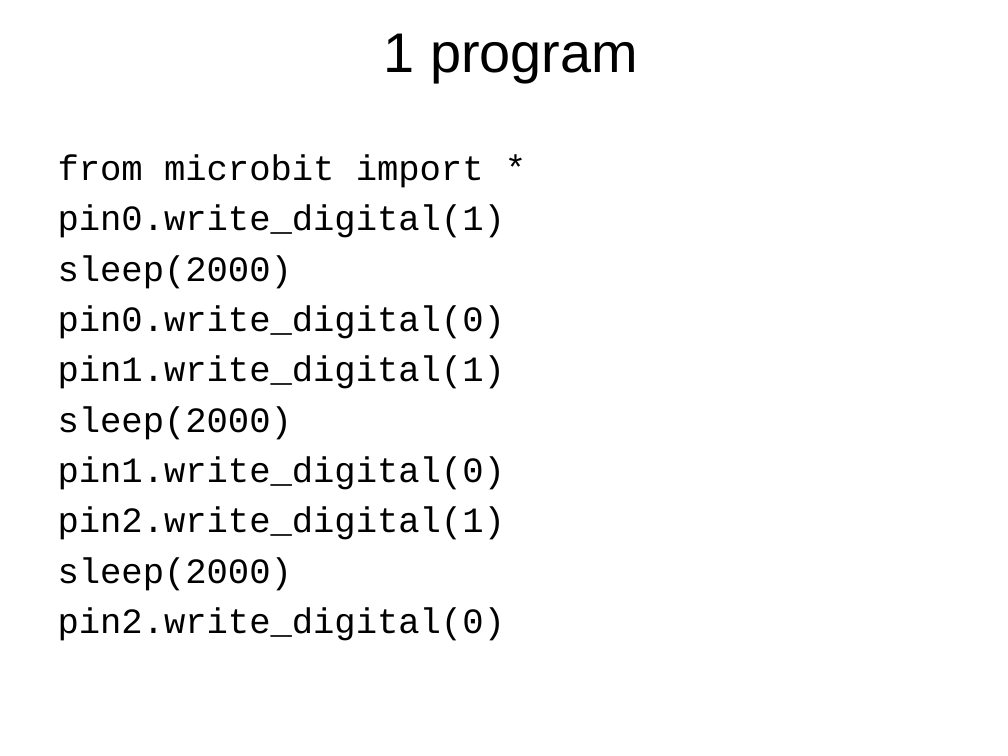
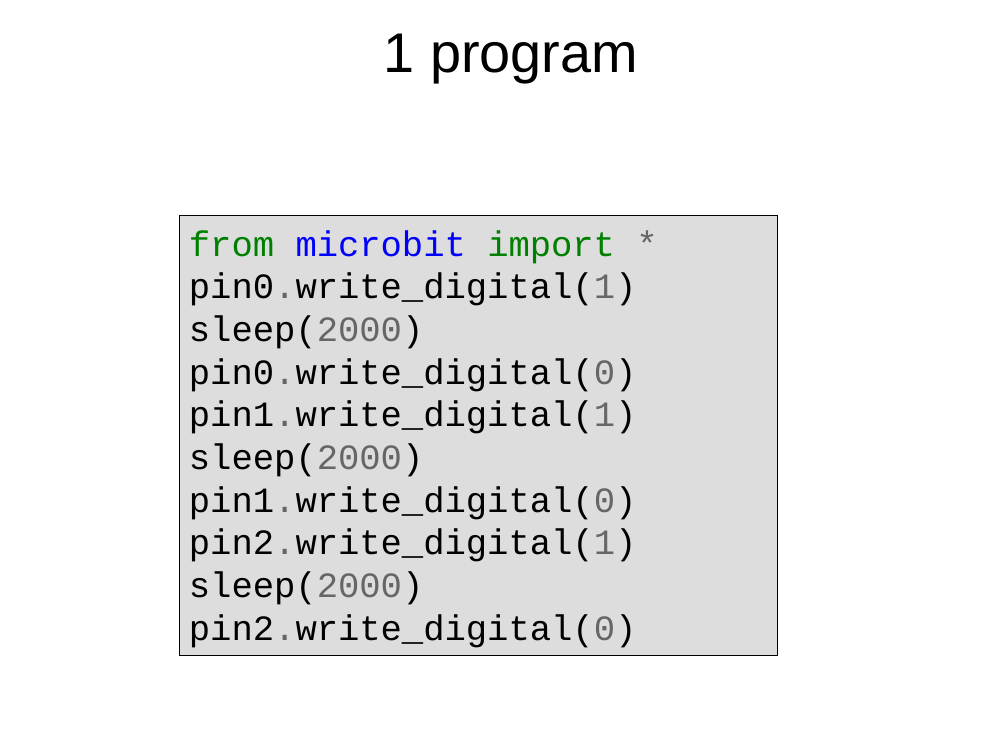
Before and after one commit to jipech/PRIM-microbit, a slide deck: slide 5 of 06-Periferie/01_Pro_ucitele/Prezentace/61-periferie-tribarevna_dioda.pptx. Drawn at 1008x756 pixels with LibreOffice and Linux fonts; fonts in the diff are those of the drawing; background and template pictures are left out. Boxes give left, top, right and bottom in pixels: in the first picture for what was removed or moved away, otherwise in the second. Text is boxed around its words. In the diff, an @@ line names an element or a change of style, - is before the commit and + after.

```diff
--- a/06-Periferie/01_Pro_ucitele/Prezentace/61-periferie-tribarevna_dioda.pptx
+++ b/06-Periferie/01_Pro_ucitele/Prezentace/61-periferie-tribarevna_dioda.pptx
@@ rectangle "from microbit import *": place and size @@
-rectangle "from microbit import *" at box(58, 155, 505, 641)
+rectangle "from microbit import *" at box(180, 216, 778, 655)
@@ rectangle "from microbit import *" at box(180, 216, 778, 655): text colour #000000 to #008000 in "from import"; text colour #000000 to #0000FF in "microbit"; text colour #000000 to #666666 in "*", "pin0.write_digital(1)", "sleep(2000)", "pin0.write_digital(0)" and 6 more places; less space between paragraphs; fill none to #DDDDDD; outline none to #000000 0.75 pt @@
```
Also in this commit, not shown: 4 other slides changed, 31 other files.
